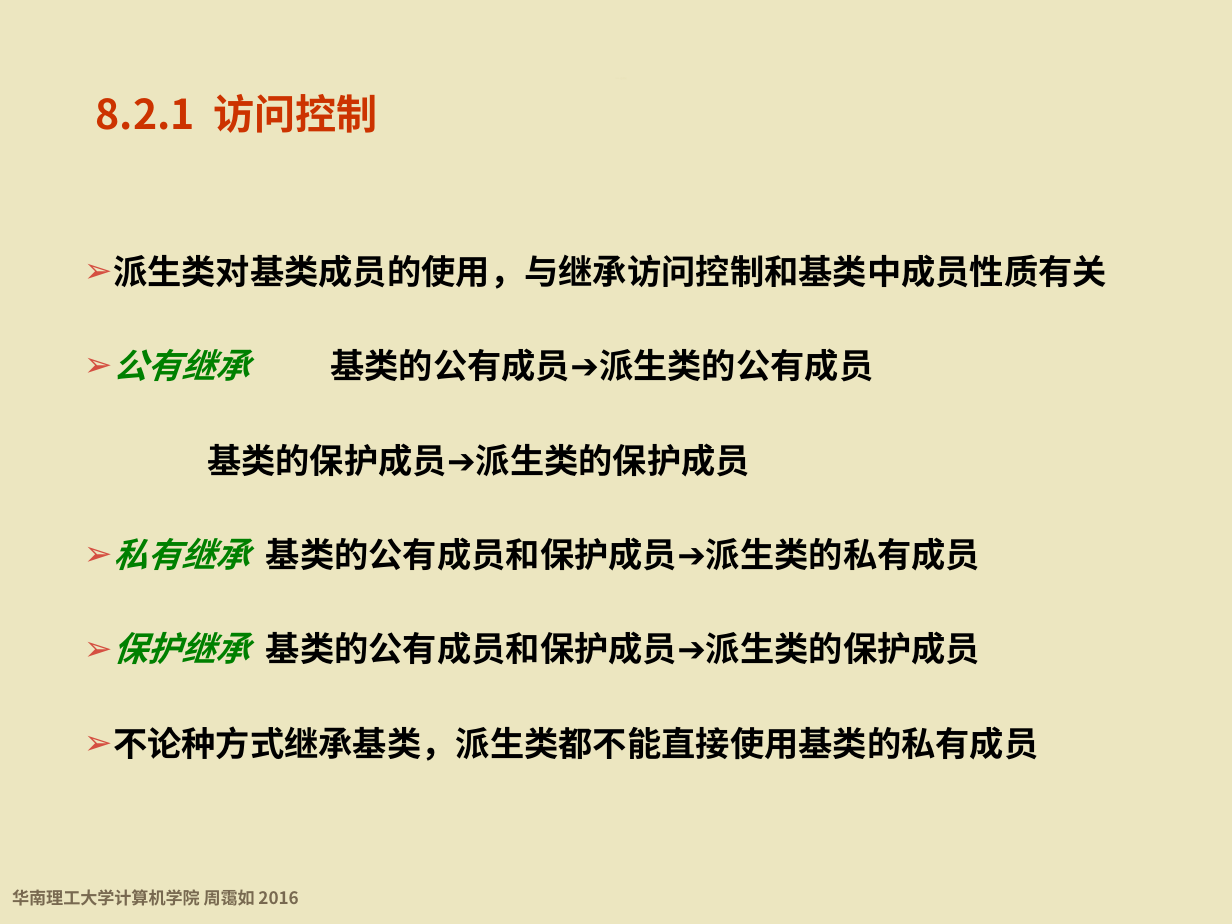
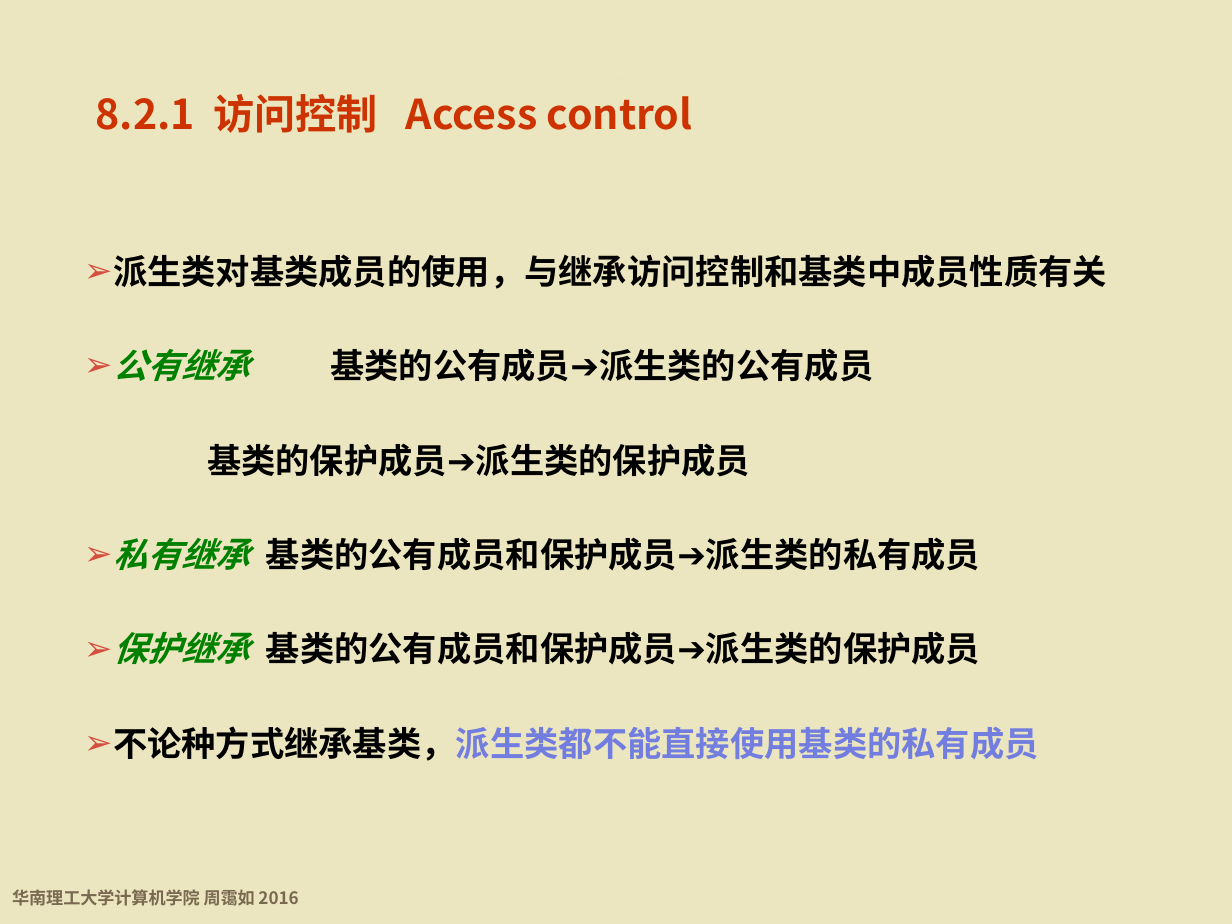
Before and after one commit to wwuhn/wwuhn.github.io, a slide deck: slide 9 of bookspcClassic/C++程序设计基础（第5版）周霭如/8-继承.pptx. Drawn at 1232x924 pixels with LibreOffice and Linux fonts; fonts in the diff are those of the drawing; background and template pictures are left out. Boxes give left, top, right and bottom in pixels: in the first picture for what was removed or moved away, otherwise in the second. Text is boxed around its words. In the diff, an @@ line names an element or a change of style, - is before the commit and + after.

```diff
--- a/bookspcClassic/C++程序设计基础（第5版）周霭如/8-继承.pptx
+++ b/bookspcClassic/C++程序设计基础（第5版）周霭如/8-继承.pptx
@@ text at (x1=96, y1=94, x2=693, y2=133): text changed @@
-8.2.1 访问控制
+8.2.1 访问控制 Access control
@@ text at (x1=113, y1=726, x2=1039, y2=761): text colour #000000 to #727DE0 in "不论种方式继承基类，派生类都不能直接使用基类的私有成员" @@
```
Also in this commit, not shown: 10 other slides changed.
